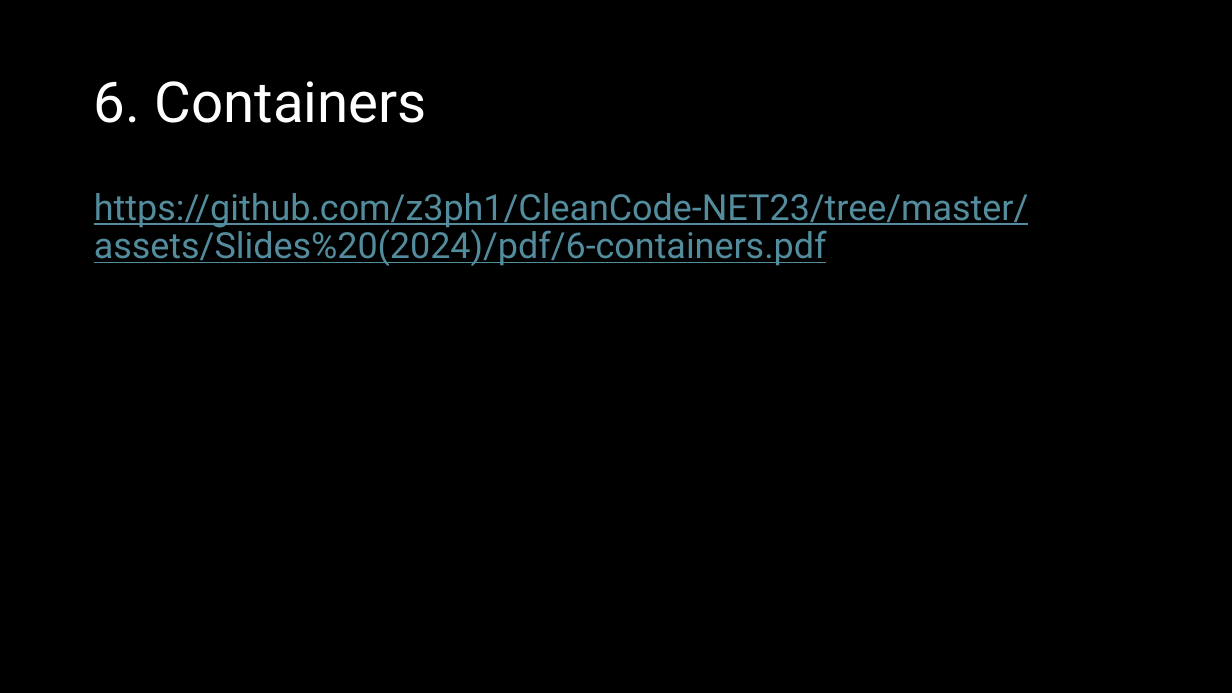
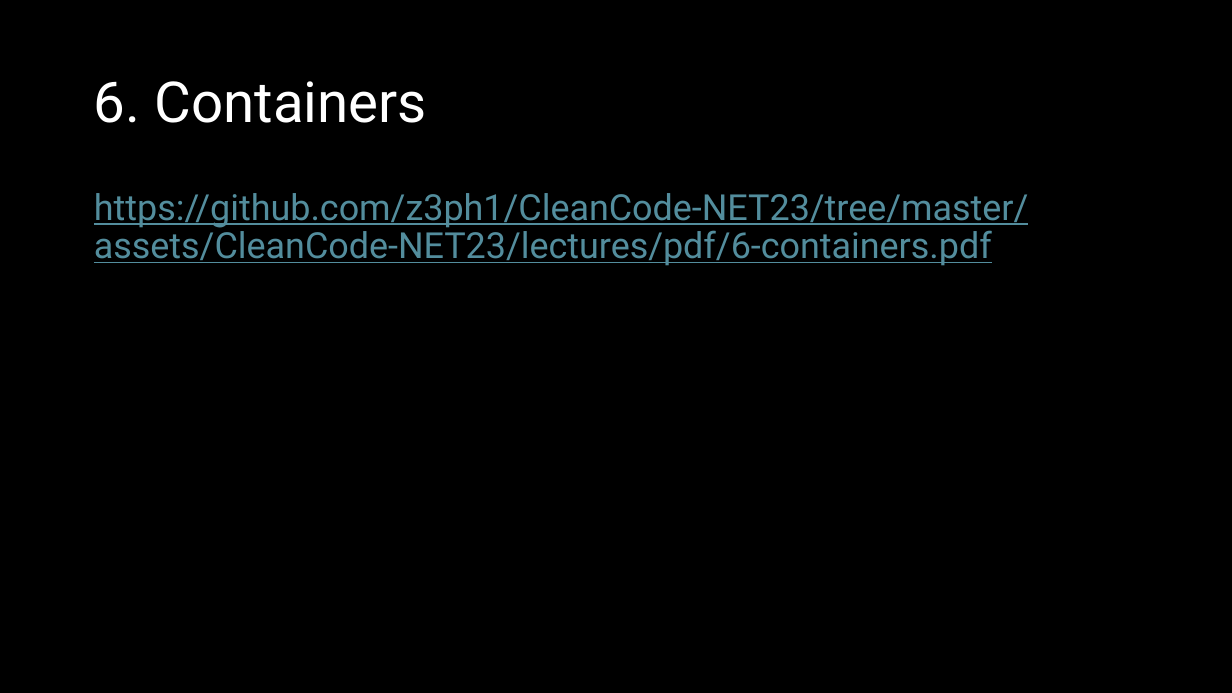
Before and after one commit to z3ph1/CleanCode-NET23, a slide deck: slide 11 of assets/CleanCode-NET23/lectures/pptx/0-clean-code.pptx. Drawn at 1232x693 pixels with LibreOffice and Linux fonts; fonts in the diff are those of the drawing. Boxes give left, top, right and bottom in pixels: in the first picture for what was removed or moved away, otherwise in the second. Text is boxed around its words. In the diff, an @@ line names an element or a change of style, - is before the commit and + after.

```diff
--- a/assets/CleanCode-NET23/lectures/pptx/0-clean-code.pptx
+++ b/assets/CleanCode-NET23/lectures/pptx/0-clean-code.pptx
@@ text at bbox=[94, 193, 1028, 266]: text changed @@
-https://github.com/z3ph1/CleanCode-NET23/tree/master/assets/Slides%20(2024)/pdf/6-containers.pdf
+https://github.com/z3ph1/CleanCode-NET23/tree/master/assets/CleanCode-NET23/lectures/pdf/6-containers.pdf
```
Also in this commit, not shown: 6 other slides changed, 5 other files.
